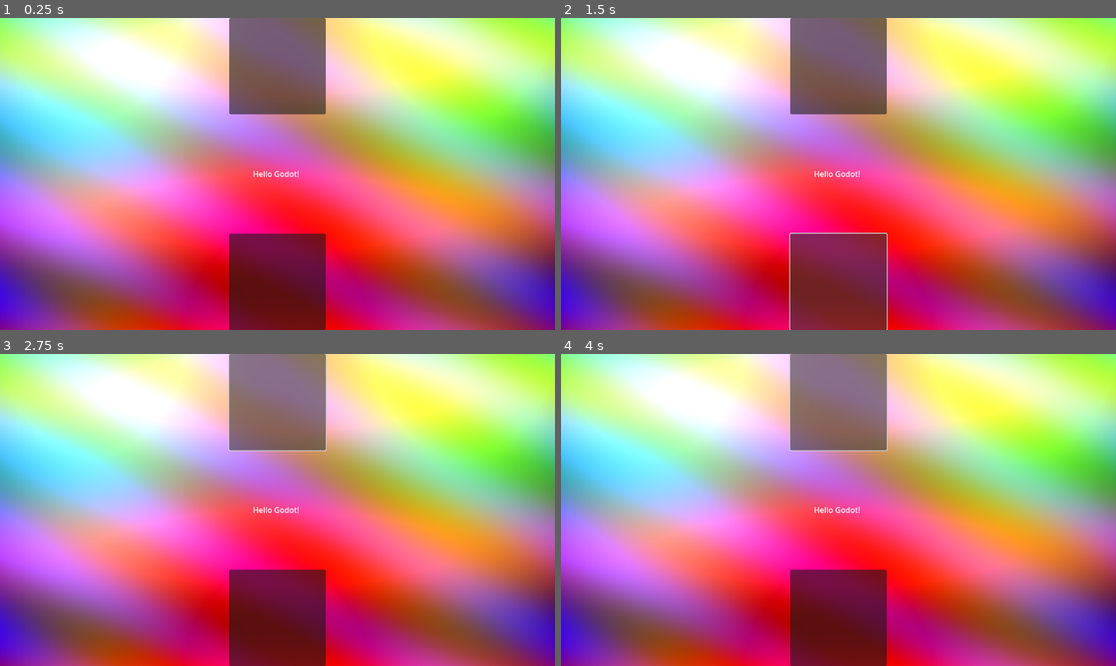
Above: before the commit, frames 1-4 (two rows, left to right).
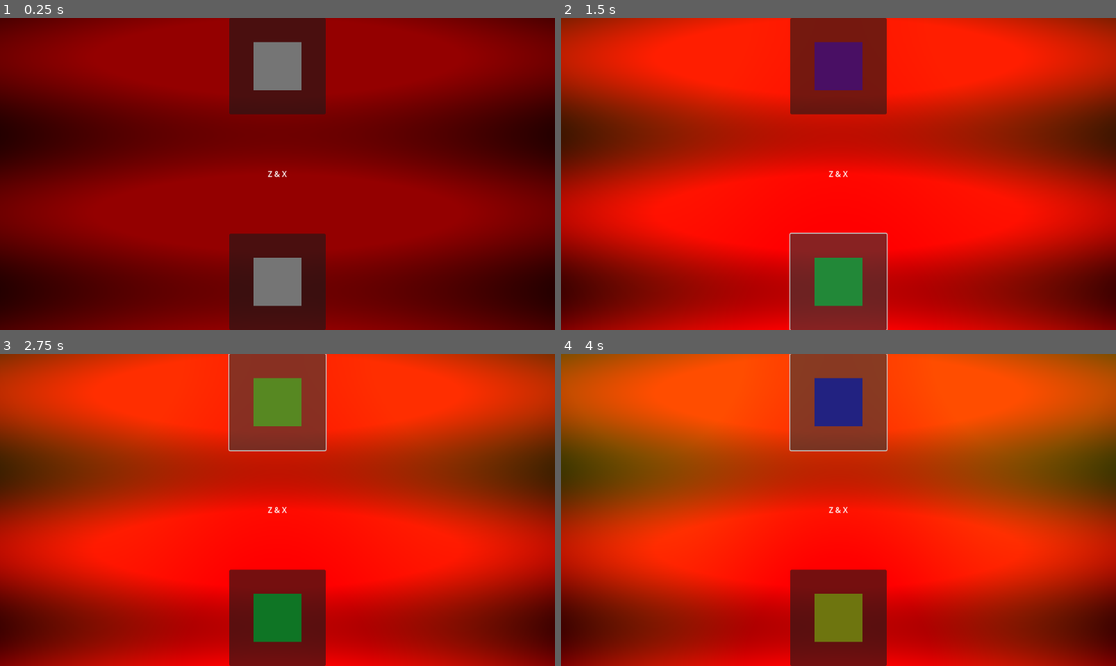
Above: after the commit, the same moments.

Repository: gllmAR/gd-webexport-minimal
Game: Godot game, scene res://main.tscn
Two runs of this game, one before a commit and one after it. Both use one fixed random seed, a clock stepped at 60 frames per second and the inputs below.
Inputs (mouse positions are in pixels of both pictures, inside the frame that each line leads up to):
- Up to frame 1 (0.25 s): no input
- Up to frame 2 (1.5 s): click (838, 64) at 0.5 s; click (838, 283) at 1.25 s
- Up to frame 3 (2.75 s): click (277, 400) at 2 s
- Up to frame 4 (4 s): click (838, 619) at 2.75 s; click (838, 400) at 3.5 s

The runs differ from the first frame. In frame 1, 100% of the frame differs, in the area x 0-100%, y 0-100%; in frame 2, 96%; in frame 3, 96%; in frame 4, 96%.

Commit message:
Update README and project files for web export configuration and functionality
- Enhanced documentation in README.md for export directory usage.
- Adjusted GODOT_CONFIG in index.html for updated file sizes.
- Removed obsolete button_mallet.gd and integrated its functionality into main.gd.
- Updated main.tscn to reflect new structure and added new nodes for interaction.
- Added mallet.gd for handling button press events.

Diff:
--- a/mon_projet/button_mallet.gd
+++ /dev/null
@@ -1,8 +0,0 @@
-extends Button
-
-func _process(delta: float) -> void:
-	if Input.is_action_just_pressed("go_mallet"):
-		self._on_pressed()
-
-func _on_pressed() -> void:
-	$"./AudioStreamPlayer-mallet".play()
--- /dev/null
+++ b/mon_projet/main.gd
@@ -0,0 +1,29 @@
+extends Control
+
+var hue_progress = 0
+
+func _process(delta):
+	if Input.is_action_just_pressed("go_mallet"):
+		_go_mallet()
+	if Input.is_action_just_pressed("go_surge"):
+		_go_surge()
+
+func _go_mallet():
+	$"mallet/AudioStreamPlayer".play()
+	$"mallet/ColorRect".color=Color(randfn(0.2, 1.0),randfn(0.2, 1.0),randfn(0.2, 1.0),1)
+	_change_background_hue()
+
+func _go_surge():
+	$"surge/AudioStreamPlayer".play()
+	$"surge/ColorRect".color=Color(randfn(0.2, 1.0),randfn(0.2, 1.0),randfn(0.2, 1.0),1)
+	_change_background_hue()
+
+func _change_background_hue():
+	hue_progress = wrapf(hue_progress + 0.01, 0.0, 1.0)
+	$"TextureRect-background".modulate=Color.from_hsv(hue_progress, 1, 1, 1)
+
+func _on_buttonmallet_pressed() -> void:
+	_go_mallet()
+
+func _on_buttonsurge_pressed() -> void:
+	_go_surge()
--- a/mon_projet/main.tscn
+++ b/mon_projet/main.tscn
@@ -1,9 +1,8 @@
-[gd_scene load_steps=6 format=3 uid="uid://b8bouqjhohwdn"]
+[gd_scene load_steps=5 format=3 uid="uid://b8bouqjhohwdn"]
 
-[ext_resource type="Script" uid="uid://bhqxjeobkr84f" path="res://button_surge.gd" id="1_1bvp3"]
-[ext_resource type="Script" uid="uid://cticlhu16wbp7" path="res://button_mallet.gd" id="2_h2yge"]
-[ext_resource type="AudioStream" path="uid://dsbmj6eduu34y" id="3_lquwl"]
-[ext_resource type="AudioStream" path="uid://c8halkxepudsm" id="5_7mycd"]
+[ext_resource type="Script" uid="uid://bbdhyocfxoao4" path="res://main.gd" id="1_1bvp3"]
+[ext_resource type="AudioStream" uid="uid://c8halkxepudsm" path="res://audio/1_bar_120bpm_surge-dreamssurge-surge.ogg" id="5_7mycd"]
+[ext_resource type="AudioStream" uid="uid://dsbmj6eduu34y" path="res://audio/1_bar_120bpm_ripplerx-malletripplerx-mallet.ogg" id="5_272bh"]
 [ext_resource type="Texture2D" uid="uid://ct00x21s0e2m3" path="res://img/fond.png" id="5_lquwl"]
 
 [node name="Control" type="Control"]
@@ -13,8 +12,10 @@
 anchor_bottom = 1.0
 grow_horizontal = 2
 grow_vertical = 2
+script = ExtResource("1_1bvp3")
 
-[node name="TextureRect-fond" type="TextureRect" parent="."]
+[node name="TextureRect-background" type="TextureRect" parent="."]
+modulate = Color(0.58, 0, 0, 1)
 layout_mode = 1
 anchors_preset = 15
 anchor_right = 1.0
@@ -24,24 +25,65 @@
 texture = ExtResource("5_lquwl")
 expand_mode = 1
 
-[node name="Button-mallet" type="Button" parent="."]
+[node name="RichTextLabel-hello" type="RichTextLabel" parent="."]
+custom_minimum_size = Vector2(200, 100)
 layout_mode = 1
-anchors_preset = 5
+anchors_preset = -1
+anchor_left = 0.5
+anchor_top = 0.5
+anchor_right = 0.5
+anchor_bottom = 0.5
+offset_left = -100.0
+offset_top = -50.0
+offset_right = 100.0
+offset_bottom = 50.0
+grow_horizontal = 2
+grow_vertical = 2
+text = "Z & X"
+fit_content = true
+horizontal_alignment = 1
+vertical_alignment = 1
+
+[node name="mallet" type="Control" parent="."]
+layout_mode = 1
 anchor_left = 0.5
 anchor_right = 0.5
 offset_left = -100.0
 offset_right = 100.0
 offset_bottom = 200.0
 grow_horizontal = 2
-script = ExtResource("2_h2yge")
 
-[node name="AudioStreamPlayer-mallet" type="AudioStreamPlayer" parent="Button-mallet"]
-stream = ExtResource("3_lquwl")
-playback_type = 2
+[node name="AudioStreamPlayer" type="AudioStreamPlayer" parent="mallet"]
+stream = ExtResource("5_272bh")
+max_polyphony = 4
 
-[node name="Button-surge" type="Button" parent="."]
+[node name="ColorRect" type="ColorRect" parent="mallet"]
+show_behind_parent = true
 layout_mode = 1
-anchors_preset = 7
+anchors_preset = -1
+anchor_left = 0.5
+anchor_top = 0.5
+anchor_right = 0.5
+anchor_bottom = 0.5
+offset_left = -50.0
+offset_top = -50.0
+offset_right = 50.0
+offset_bottom = 50.0
+grow_horizontal = 2
+grow_vertical = 2
+
+[node name="Button-mallet" type="Button" parent="mallet"]
+layout_mode = 1
+anchors_preset = -1
+anchor_left = 0.5
+anchor_right = 0.5
+offset_left = -100.0
+offset_right = 100.0
+offset_bottom = 200.0
+grow_horizontal = 2
+
+[node name="surge" type="Control" parent="."]
+layout_mode = 1
 anchor_left = 0.5
 anchor_top = 1.0
 anchor_right = 0.5
@@ -51,31 +93,36 @@
 offset_right = 100.0
 grow_horizontal = 2
 grow_vertical = 0
-script = ExtResource("1_1bvp3")
 
-[node name="AudioStreamPlayer-surge" type="AudioStreamPlayer" parent="Button-surge"]
+[node name="AudioStreamPlayer" type="AudioStreamPlayer" parent="surge"]
 stream = ExtResource("5_7mycd")
 volume_db = -6.0
-playback_type = 2
+max_polyphony = 4
 
-[node name="RichTextLabel-hello" type="RichTextLabel" parent="."]
-custom_minimum_size = Vector2(200, 100)
+[node name="ColorRect" type="ColorRect" parent="surge"]
+show_behind_parent = true
 layout_mode = 1
-anchors_preset = 8
+anchors_preset = -1
 anchor_left = 0.5
 anchor_top = 0.5
 anchor_right = 0.5
 anchor_bottom = 0.5
-offset_left = -20.0
-offset_top = -20.0
-offset_right = 20.0
-offset_bottom = 20.0
+offset_left = -50.0
+offset_top = -50.0
+offset_right = 50.0
+offset_bottom = 50.0
 grow_horizontal = 2
 grow_vertical = 2
-text = "Hello Godot! "
-fit_content = true
-horizontal_alignment = 1
-vertical_alignment = 1
 
-[connection signal="pressed" from="Button-mallet" to="Button-mallet" method="_on_pressed"]
-[connection signal="pressed" from="Button-surge" to="Button-surge" method="_on_pressed"]
+[node name="Button-surge" type="Button" parent="surge"]
+layout_mode = 1
+anchors_preset = -1
+anchor_left = 0.5
+anchor_right = 0.5
+offset_left = -100.0
+offset_right = 100.0
+offset_bottom = 200.0
+grow_horizontal = 2
+
+[connection signal="pressed" from="mallet/Button-mallet" to="." method="_on_buttonmallet_pressed"]
+[connection signal="pressed" from="surge/Button-surge" to="." method="_on_buttonsurge_pressed"]
--- /dev/null
+++ b/mon_projet/mallet.gd
@@ -0,0 +1,7 @@
+extends Control
+
+
+
+func _on_buttonmallet_pressed() -> void:
+	print("here")
+	pass # Replace with function body.
Not shown, added: mon_projet/main.gd.uid
Not shown, added: mon_projet/mallet.gd.uid
Not shown, changed: README.md
Not shown, changed: docs/index.html
Not shown, changed: docs/index.pck
